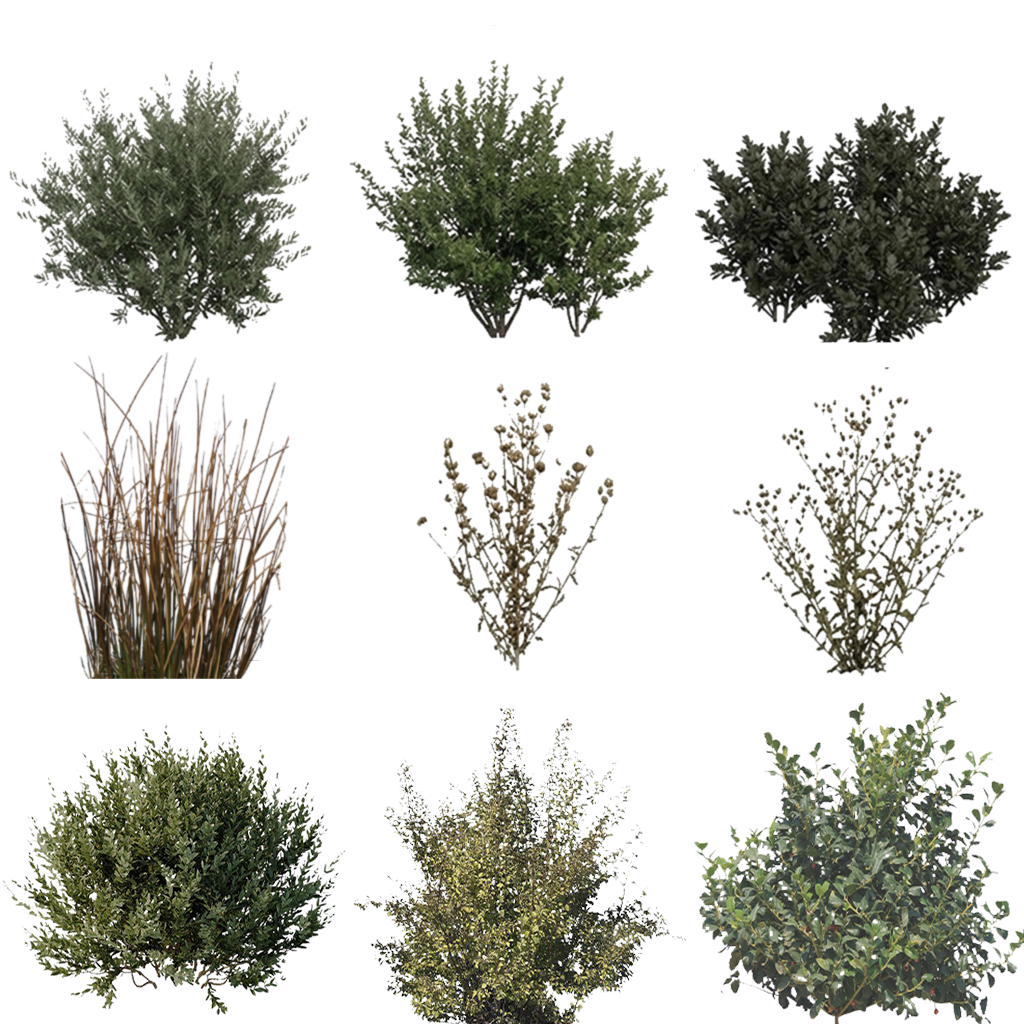
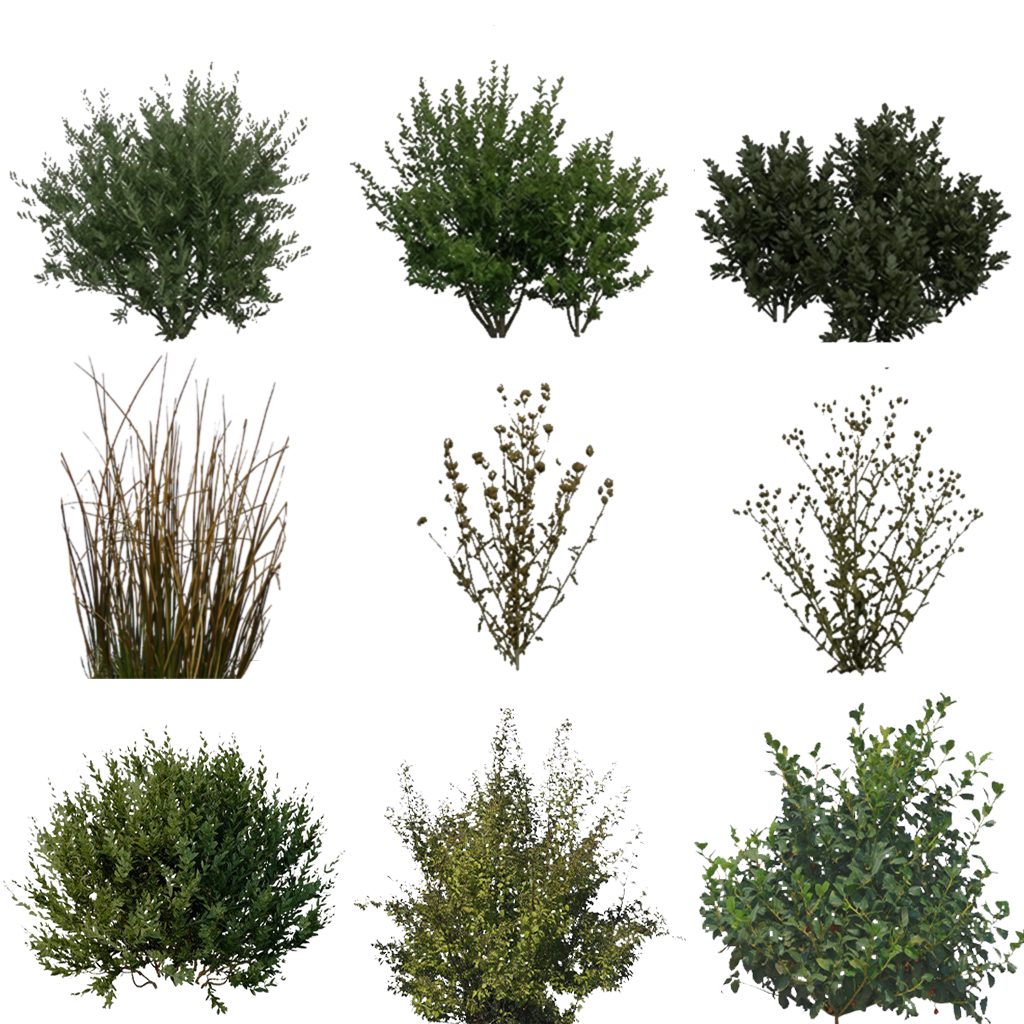
Layered file, before and after one edit (1024x1024). Changes by layer:
renamed "d9658d6af06e4fc17b69572eadb9a2c1" to "Vege", opacity 100% → 35%, moved it above "badcc9eb88d17adde0ec9c6afdf1633b", painted on it over bbox(3, 25, 1024, 1024)
removed layer "1604929d456f96951ab16ba04ed2647a" over bbox(353, 708, 686, 1024)
removed layer "Gemini_Generated_Image_o8e958o8e958o8e9" over bbox(9, 25, 1012, 679)
painted on "badcc9eb88d17adde0ec9c6afdf1633b" over bbox(3, 25, 1024, 1024)
